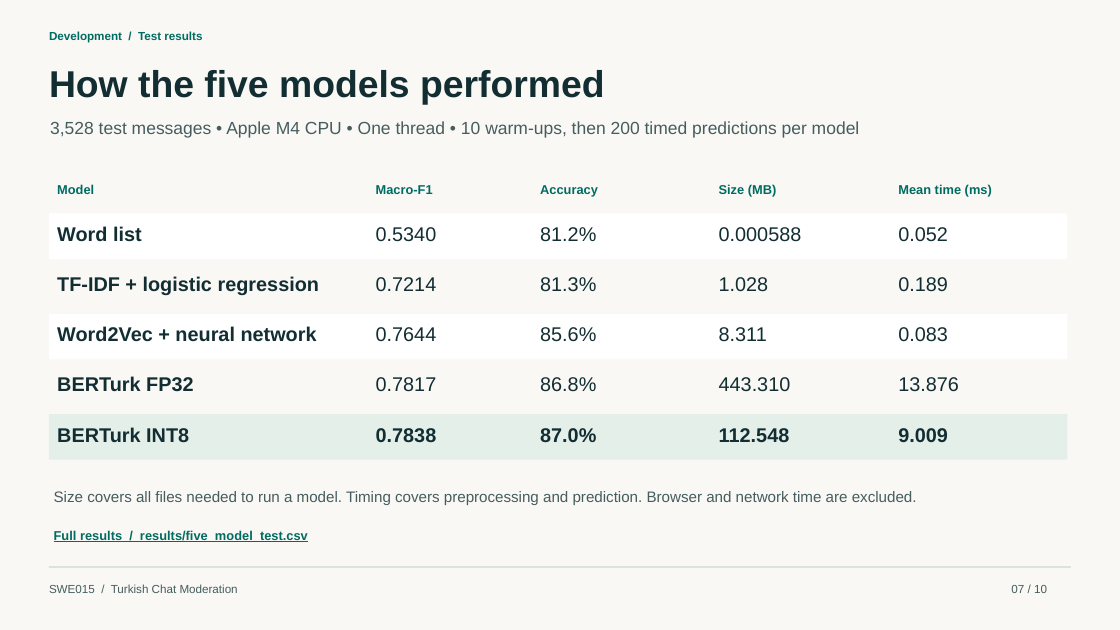
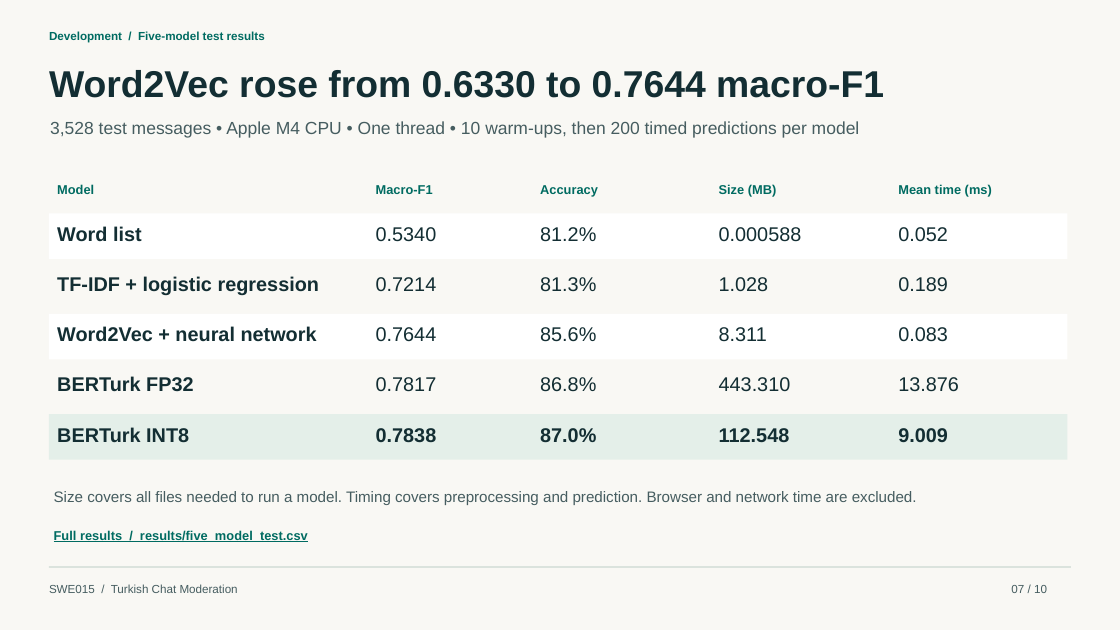
Before and after one commit to MuhammedSaidTosun/swe015-turkce-moderasyon, a slide deck: slide 7 of docs/SWE015_Turkce_Moderasyon_Sunum.pptx. Drawn at 1120x630 pixels with LibreOffice and Linux fonts; fonts in the diff are those of the drawing. Boxes give left, top, right and bottom in pixels: in the first picture for what was removed or moved away, otherwise in the second. Text is boxed around its words. In the diff, an @@ line names an element or a change of style, - is before the commit and + after.

Commit message:
Align the presentation with the two-model demo and retraining results

```diff
--- a/docs/SWE015_Turkce_Moderasyon_Sunum.pptx
+++ b/docs/SWE015_Turkce_Moderasyon_Sunum.pptx
@@ text at (x1=49, y1=31, x2=265, y2=43): text changed @@
-Development / Test results
+Development / Five-model test results
@@ text at (x1=49, y1=70, x2=884, y2=98): text changed @@
-How the five models performed
+Word2Vec rose from 0.6330 to 0.7644 macro-F1
```
Also in this commit, not shown: 1 other slide changed, 3 other files.
